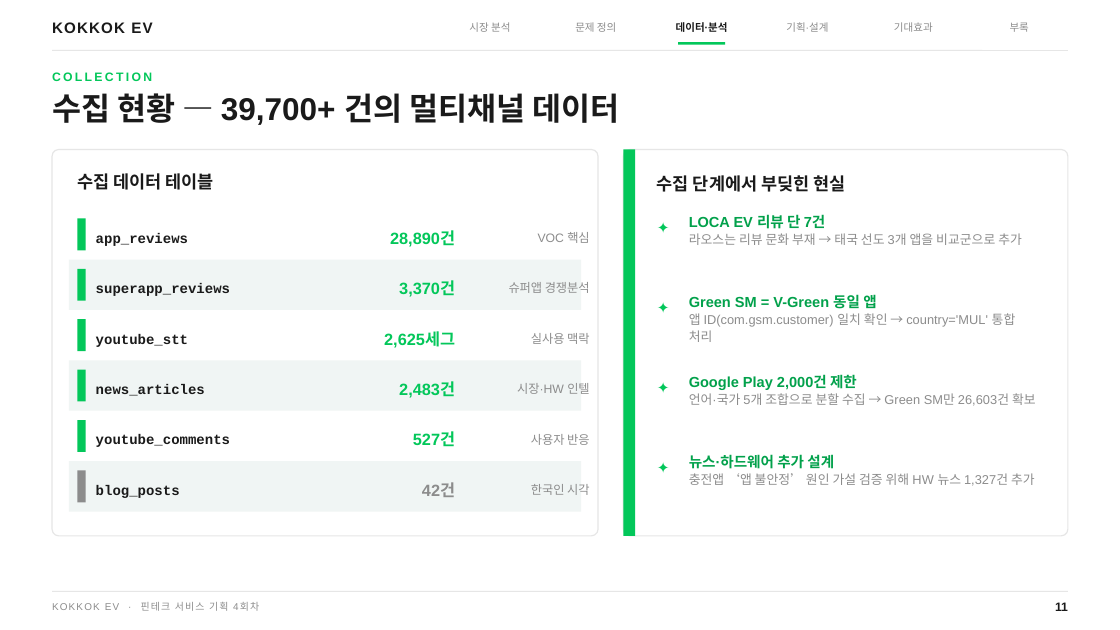
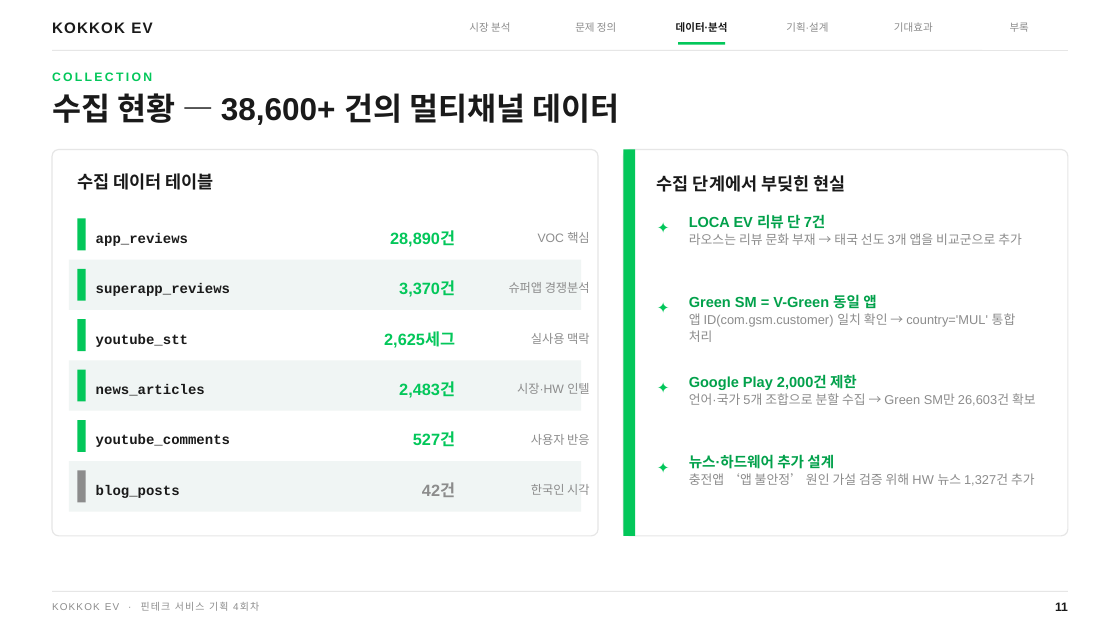
Before and after one commit to sooohaaan/data-analysis-portfolio, a slide deck: slide 16 of presentation/KOKKOK_EV_NAVER테마.pptx. Drawn at 1120x630 pixels with LibreOffice and Linux fonts; fonts in the diff are those of the drawing. Boxes give left, top, right and bottom in pixels: in the first picture for what was removed or moved away, otherwise in the second. Text is boxed around its words. In the diff, an @@ line names an element or a change of style, - is before the commit and + after.

```diff
--- a/presentation/KOKKOK_EV_NAVER테마.pptx
+++ b/presentation/KOKKOK_EV_NAVER테마.pptx
@@ text at (52, 93, 620, 125): text changed @@
-수집 현황 — 39,700+ 건의 멀티채널 데이터
+수집 현황 — 38,600+ 건의 멀티채널 데이터
```
Also in this commit, not shown: 3 other slides changed, 3 other files.
